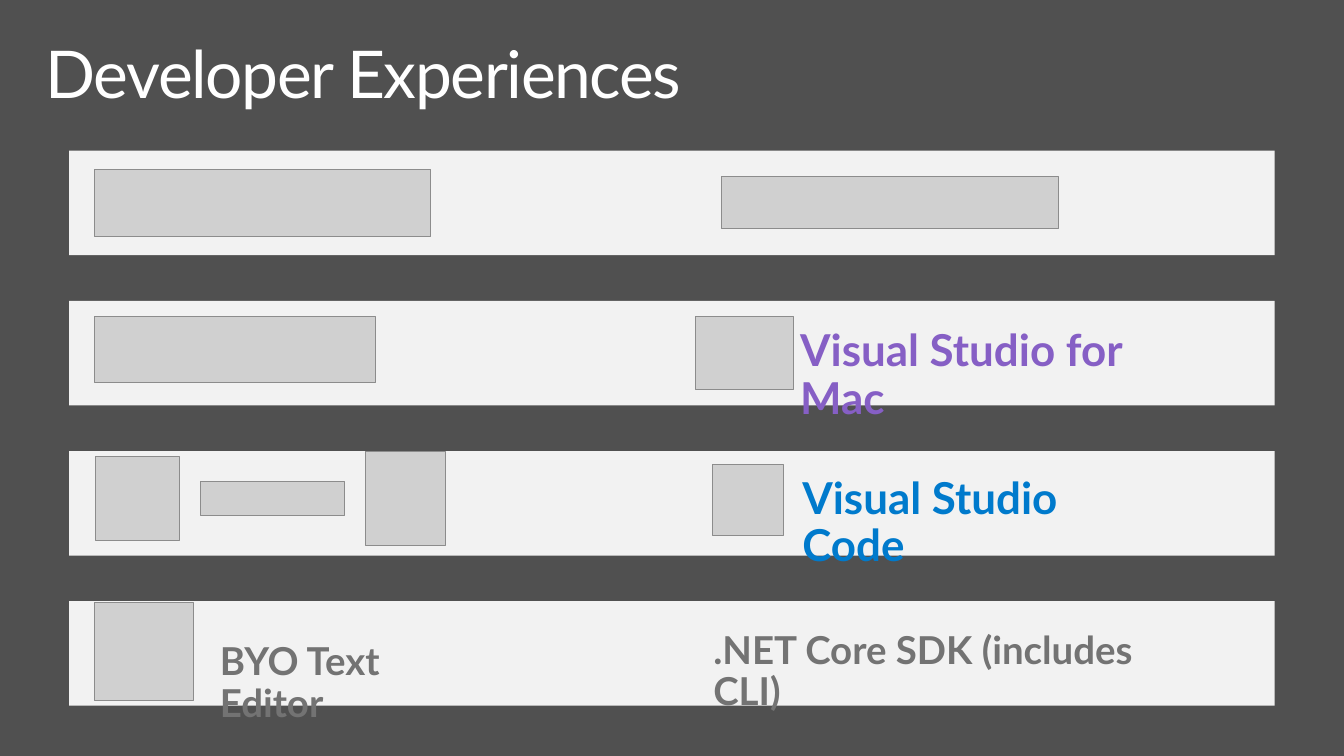
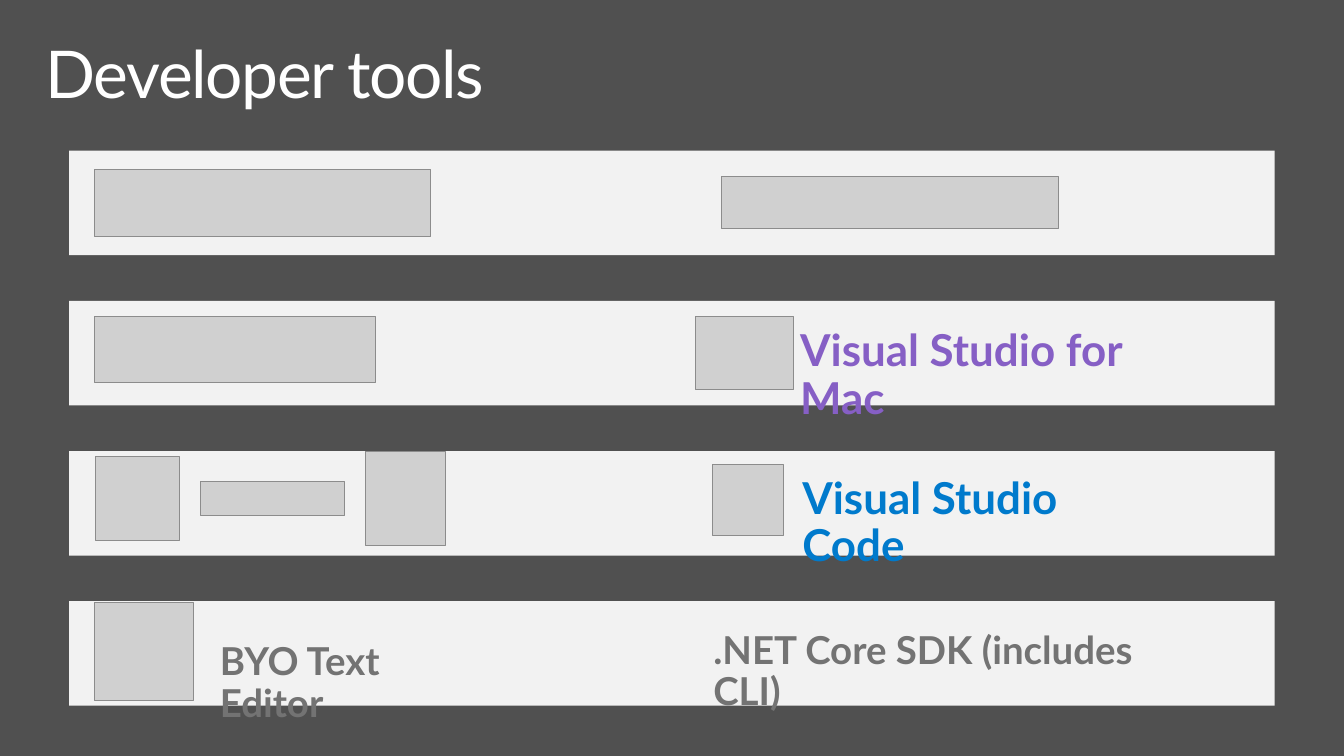
Before and after one commit to spboyer/angular-aspnetcore-workshop, a slide deck: slide 5 of docs/1-Overview-Setup-and-Getting-Started/netcore-workshop-overview-tools.pptx (slide 15 before the commit). Drawn at 1344x756 pixels with LibreOffice and Linux fonts; fonts in the diff are those of the drawing; grey boxes stand for pictures; background and template pictures are left out. Boxes give left, top, right and bottom in pixels: in the first picture for what was removed or moved away, otherwise in the second. Text is boxed around its words. In the diff, an @@ line names an element or a change of style, - is before the commit and + after.

```diff
--- a/docs/1-Overview-Setup-and-Getting-Started/netcore-workshop-overview-tools.pptx
+++ b/docs/1-Overview-Setup-and-Getting-Started/netcore-workshop-overview-tools.pptx
@@ title at (x1=45, y1=49, x2=484, y2=110): text changed @@
-Developer Experiences
+Developer tools
```
Also in this commit, not shown: 8 other slides changed, 3 slides added, 11 slides removed.
